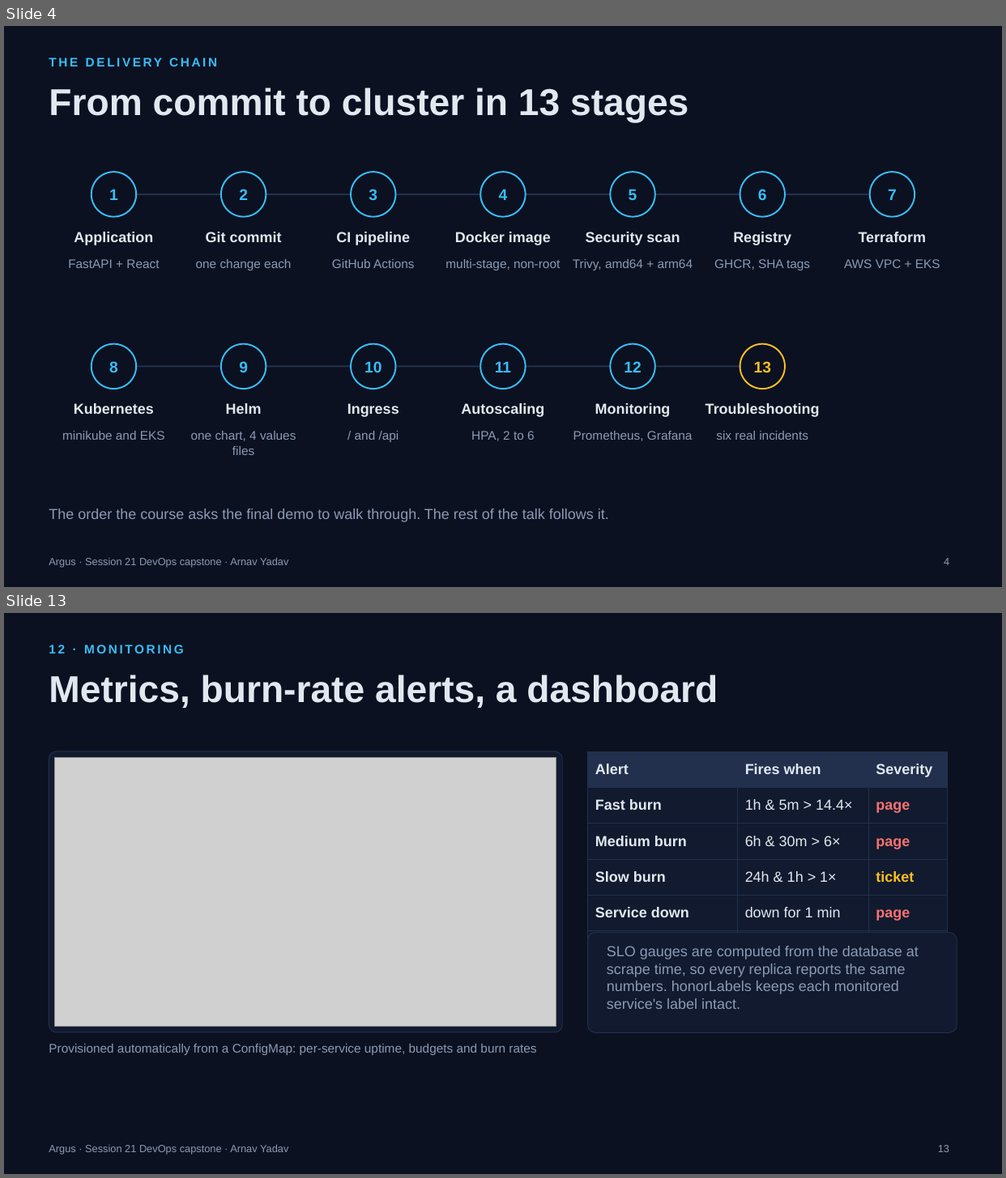
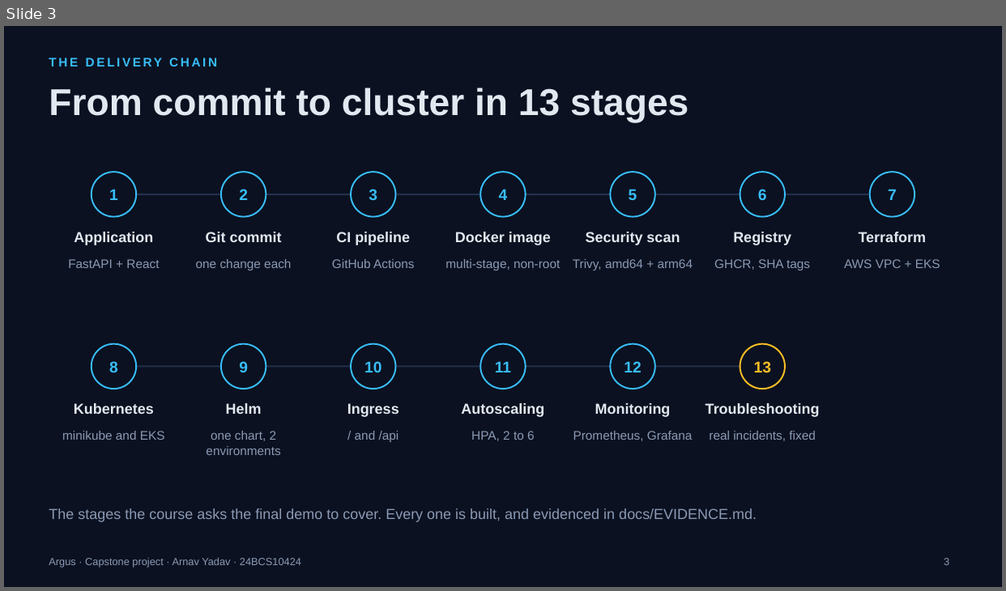
Before and after one commit to arnav-yadav/argus, a slide deck: docs/Argus-presentation.pptx. Shown one above the other, each under a label of ours: slides 4 and 13 before the commit, slide 3 after it; the slides between them are not shown. The pictures are 1006x1178 and 1006x591 pixels, drawn with LibreOffice and Linux fonts; fonts in the diff are those of the drawing; grey boxes stand for pictures. Boxes give left, top, right and bottom in pixels: in the first picture for what was removed or moved away, otherwise in the second. Text is boxed around its words. In the diff, an @@ line names an element or a change of style, - is before the commit and + after.

Commit message:
Cut the presentation to seven slides
Sixteen slides was more than a presentation slot allows. The deck now covers the same
delivery chain in seven: the app, the chain, build and ship, run, observe, and the live
demo. It names the project as a capstone with the author's roll number.

```diff
--- a/docs/Argus-presentation.pptx
+++ b/docs/Argus-presentation.pptx
@@ slide 13 removed at [4,613,1002,1174], background #0B1120; not listed: 1 template element that a slide beside it also shows @@
@@ text removed at [49,645,184,653] @@
-12 · MONITORING
@@ title removed at [49,675,718,708] @@
-Metrics, burn-rate alerts, a dashboard
@@ rounded rectangle removed at [49,752,562,1033] @@
@@ picture removed at [55,757,556,1027] @@
@@ table removed at [588,752,948,960], 6 rows, 3 columns @@
-Alert | Fires when | Severity
-Fast burn | 1h & 5m > 14.4× | page
-Medium burn | 6h & 30m > 6× | page
-Slow burn | 24h & 1h > 1× | ticket
-Service down | down for 1 min | page
-Budget exhausted | 24h budget < 0 | ticket
@@ rounded rectangle removed at [588,933,957,1033] @@
@@ text removed at [607,946,918,1009] @@
-SLO gauges are computed from the database at scrape time, so every replica reports the same numbers. honorLabels keeps each monitored service's label intact.
@@ text removed at [49,1044,536,1055] @@
-Provisioned automatically from a ConfigMap: per-service uptime, budgets and burn rates
@@ page number removed at [938,1145,949,1152] @@
-13
@@ what was slide 4 is now slide 3 @@
@@ slide 3 changed as well @@
@@ text at [206,431,280,455]: text changed @@
-one chart, 4 values files
+one chart, 2 environments
@@ text at [709,431,815,442]: text changed @@
-six real incidents
+real incidents, fixed
@@ text at [49,509,756,523]: text changed @@
-The order the course asks the final demo to walk through. The rest of the talk follows it.
+The stages the course asks the final demo to cover. Every one is built, and evidenced in docs/EVIDENCE.md.
@@ text at [49,557,301,568]: text changed @@
-Argus · Session 21 DevOps capstone · Arnav Yadav
+Argus · Capstone project · Arnav Yadav · 24BCS10424
@@ page number at [944,558,949,565]: text changed @@
-4
+3
```
Also in this commit, not shown: 3 other slides changed, 3 slides added, 11 other slides removed, 2 other files.
